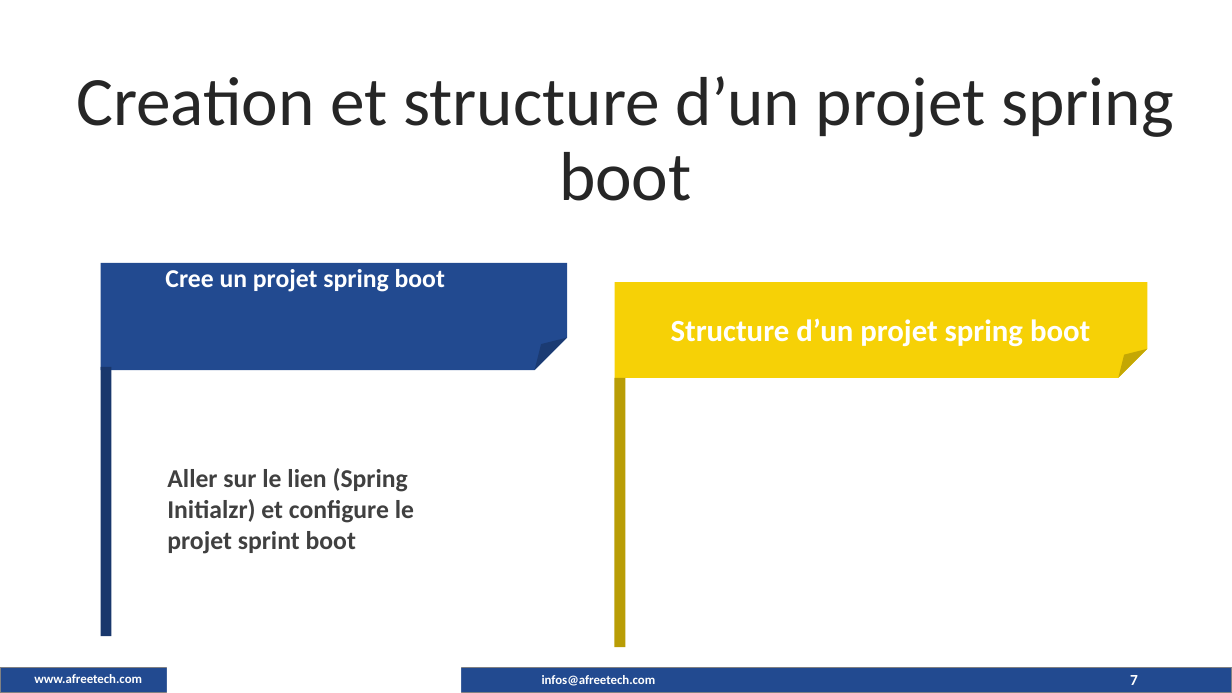
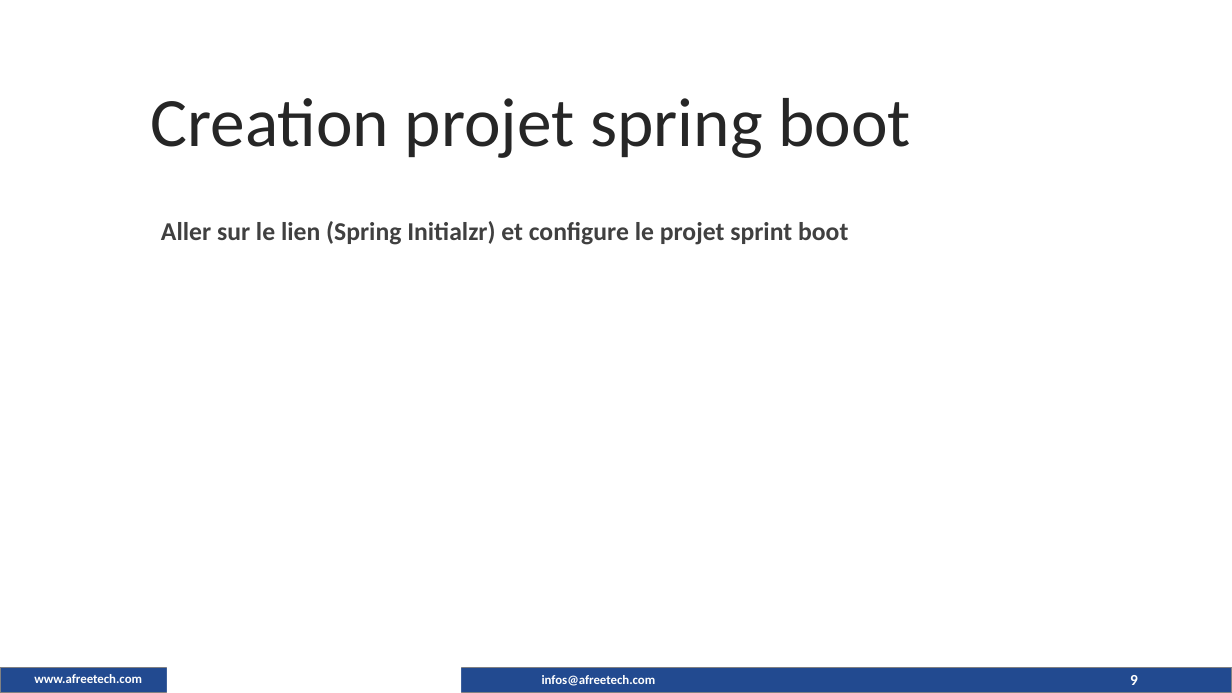
Before and after one commit to maximedorlin/maximedorlin, a slide deck: slide 9 of sprint boot.pptx (slide 7 before the commit). Drawn at 1232x693 pixels with LibreOffice and Linux fonts; fonts in the diff are those of the drawing; background and template pictures are left out. Boxes give left, top, right and bottom in pixels: in the first picture for what was removed or moved away, otherwise in the second. Text is boxed around its words. In the diff, an @@ line names an element or a change of style, - is before the commit and + after.

Commit message:
sprint boot modifier 1
sprint boot modifier 1

```diff
--- a/sprint boot.pptx
+++ b/sprint boot.pptx
@@ text at (150,98,911,158): text changed @@
-Creation et structure d’un projet spring boot
+Creation projet spring boot
@@ text "Aller sur le lien (Spring ..." rewrapped from (167,468,414,554) to (161,221,848,245) @@
@@ folded corner removed at (101,262,567,370) @@
@@ text removed at (165,269,445,292) @@
-Cree un projet spring boot
@@ folded corner removed at (615,282,1148,378) @@
@@ text removed at (671,318,1090,347) @@
-Structure d’un projet spring boot
@@ rectangle removed at (101,367,112,636) @@
@@ rectangle removed at (615,378,626,647) @@
@@ page number at (1130,675,1138,685): text changed @@
-7
+9
```
Also in this commit, not shown: 5 other slides changed, 5 slides added.
